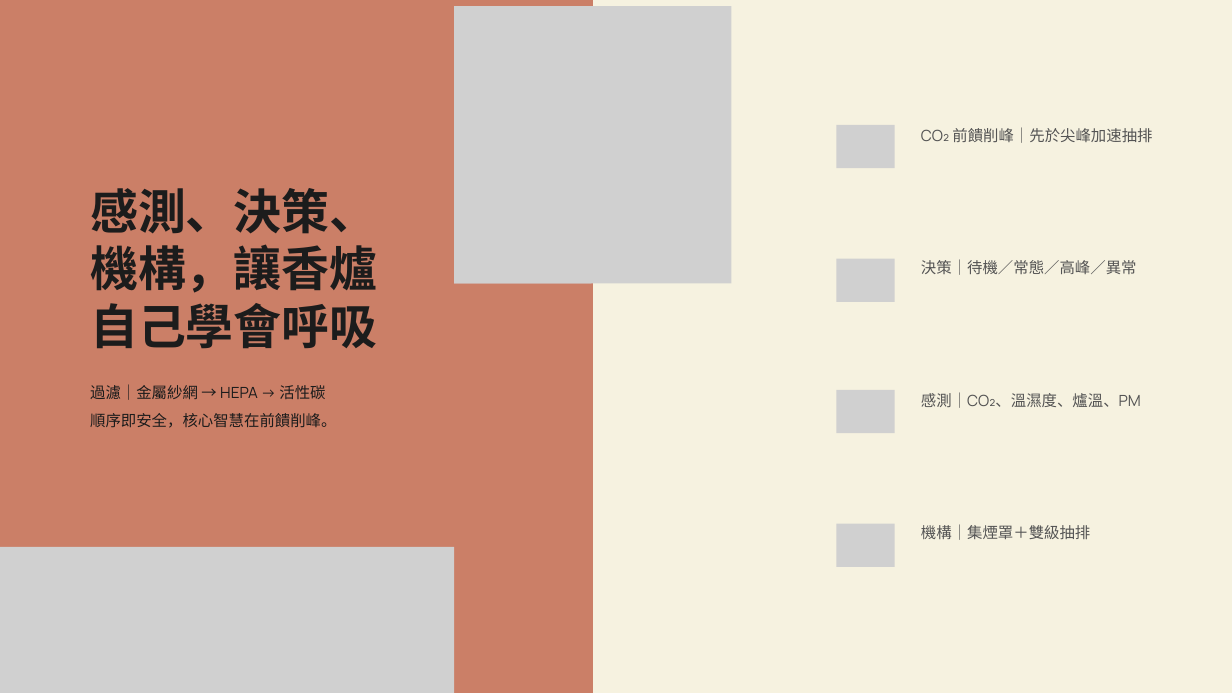
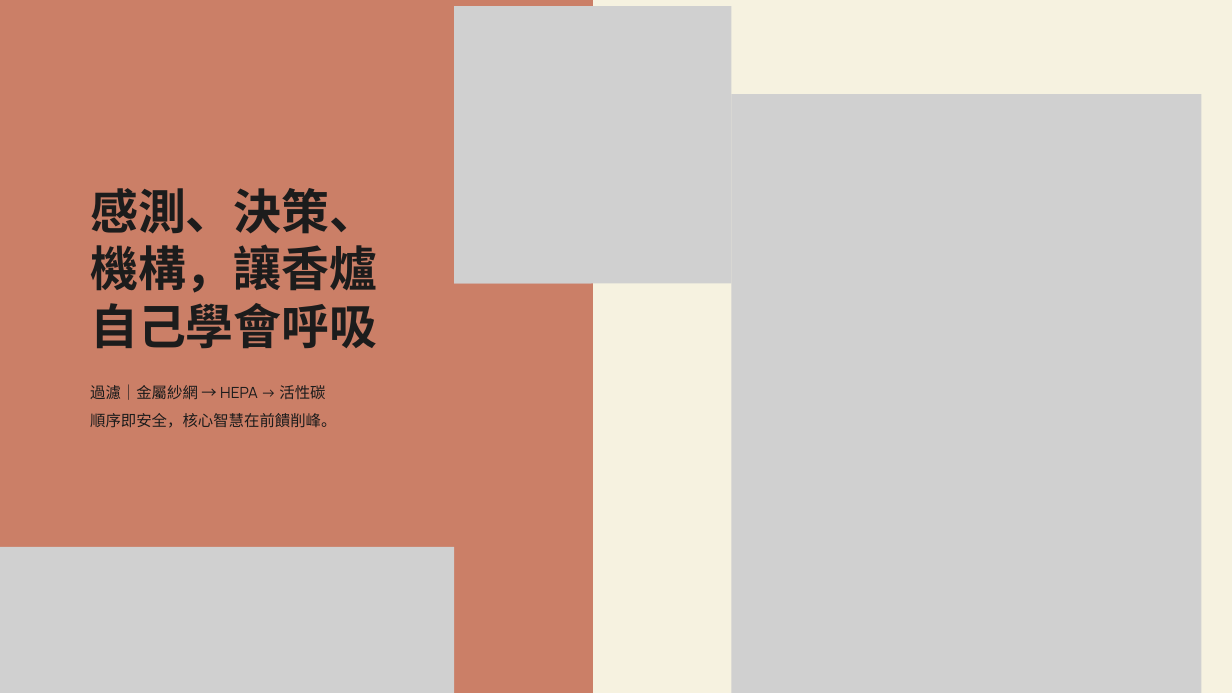
Before and after one commit to feihong9487/WRO2026, a slide deck: slide 7 of 簡報/香爐簡報.pptx. Drawn at 1232x693 pixels with LibreOffice and Linux fonts; fonts in the diff are those of the drawing; grey boxes stand for pictures. Boxes give left, top, right and bottom in pixels: in the first picture for what was removed or moved away, otherwise in the second. Text is boxed around its words. In the diff, an @@ line names an element or a change of style, - is before the commit and + after.

```diff
--- a/簡報/香爐簡報.pptx
+++ b/簡報/香爐簡報.pptx
@@ picture added at <box>731,94,1201,693</box> @@
@@ picture removed at <box>837,125,895,168</box> @@
@@ text removed at <box>921,127,1152,143</box> @@
-CO₂ 前饋削峰｜先於尖峰加速抽排
@@ picture removed at <box>837,259,895,302</box> @@
@@ text removed at <box>921,259,1137,275</box> @@
-決策｜待機／常態／高峰／異常
@@ picture removed at <box>837,390,895,433</box> @@
@@ text removed at <box>921,392,1141,408</box> @@
-感測｜CO₂、溫濕度、爐溫、PM
@@ picture removed at <box>837,524,895,567</box> @@
@@ text removed at <box>921,524,1090,540</box> @@
-機構｜集煙罩＋雙級抽排
```
Also in this commit, not shown: 6 other slides changed, 9 other files.
